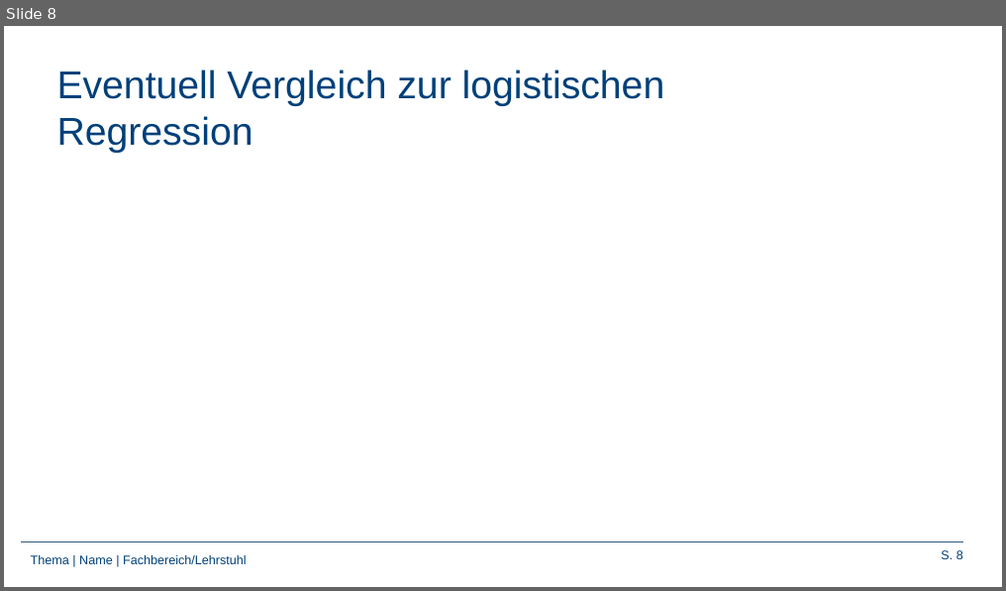
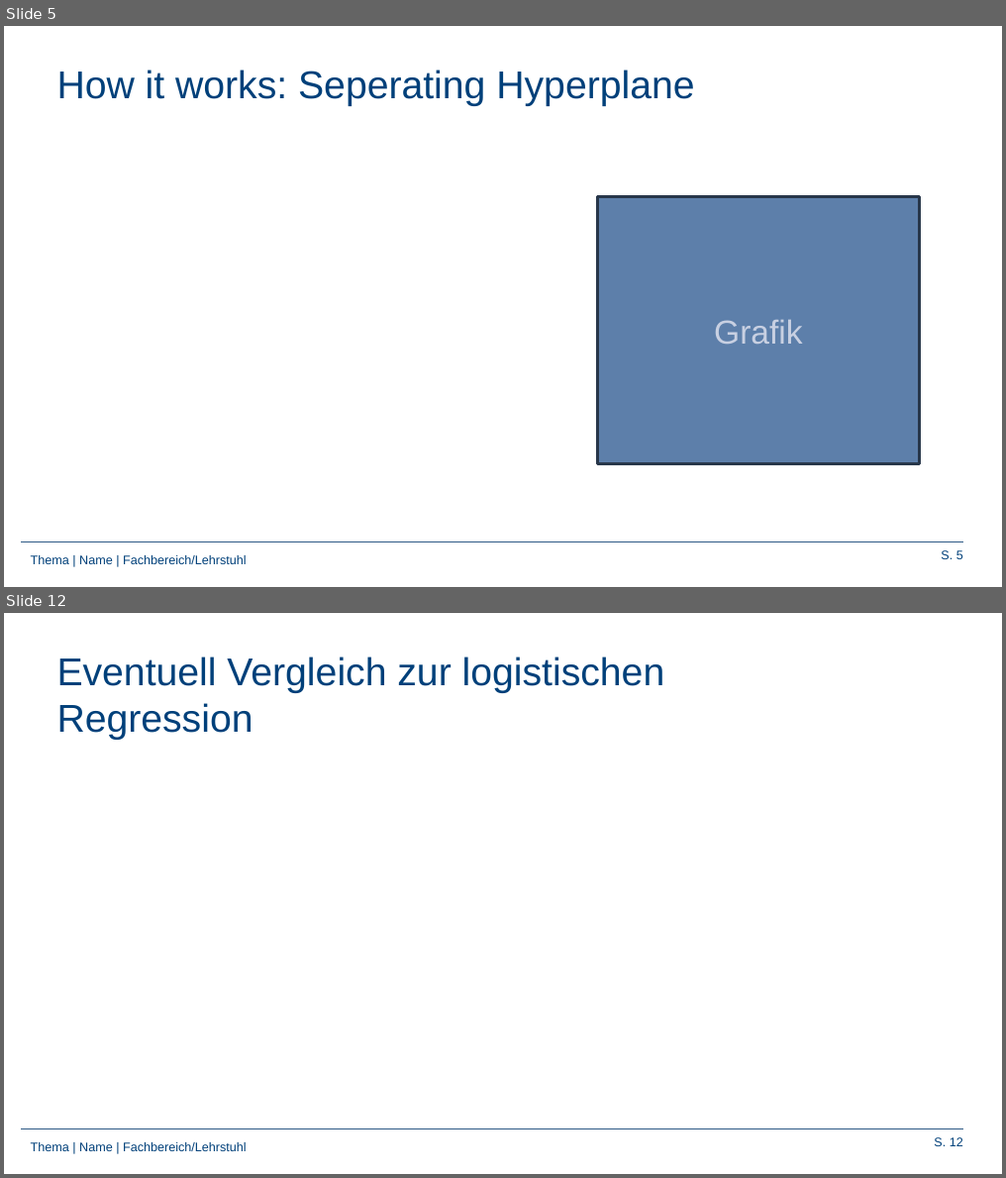
Before and after one commit to Frandersch/Statistical-Machine-Learning, a slide deck: Präsentation/Support Vector Machines.pptx. Shown one above the other, each under a label of ours: slide 8 before the commit, slides 5 and 12 after it; the slides between them are not shown. The pictures are 1006x591 and 1006x1178 pixels, drawn with LibreOffice and Linux fonts; fonts in the diff are those of the drawing; grey boxes stand for pictures; background and template pictures are left out. Boxes give left, top, right and bottom in pixels: in the first picture for what was removed or moved away, otherwise in the second. Text is boxed around its words. In the diff, an @@ line names an element or a change of style, - is before the commit and + after.

```diff
--- a/Präsentation/Support Vector Machines.pptx
+++ b/Präsentation/Support Vector Machines.pptx
@@ slide 5 added at (4, 26, 1002, 587), background #FFFFFF; not listed: 3 template elements that a slide beside it also shows @@
@@ title added at (57, 70, 694, 106), 28 pt, text #00407A @@
+How it works: Seperating Hyperplane
@@ rectangle added at (597, 196, 919, 465), fill #5D7FAA, outline #29384B 2 pt, 24 pt, text #C8D0E2 @@
+Grafik
@@ what was slide 8 is now slide 12 @@
@@ page number at (934, 1138, 963, 1147): text changed @@
-S. 8
+S. 12
```
Also in this commit, not shown: 2 slides changed, 8 other slides added, 5 slides removed.
